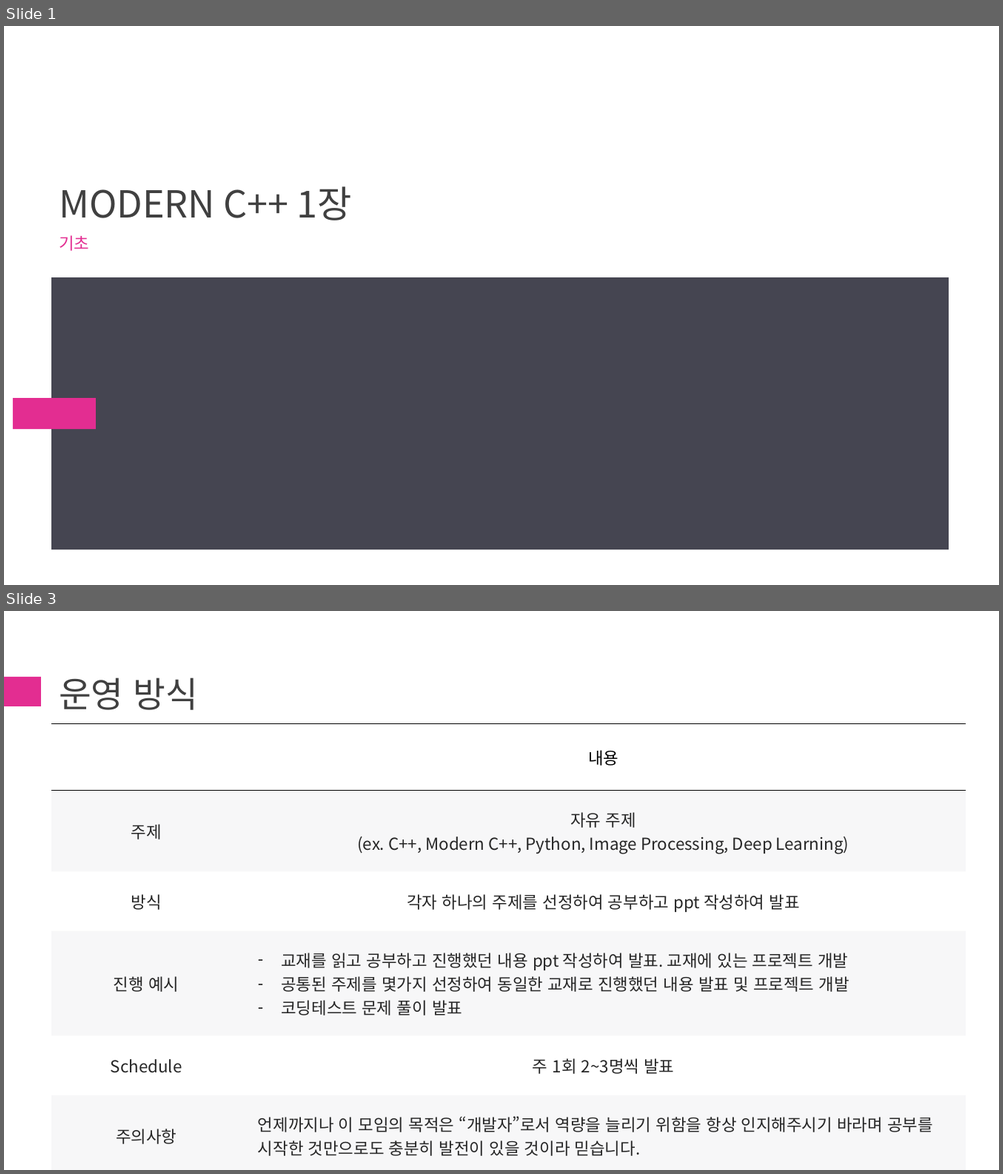
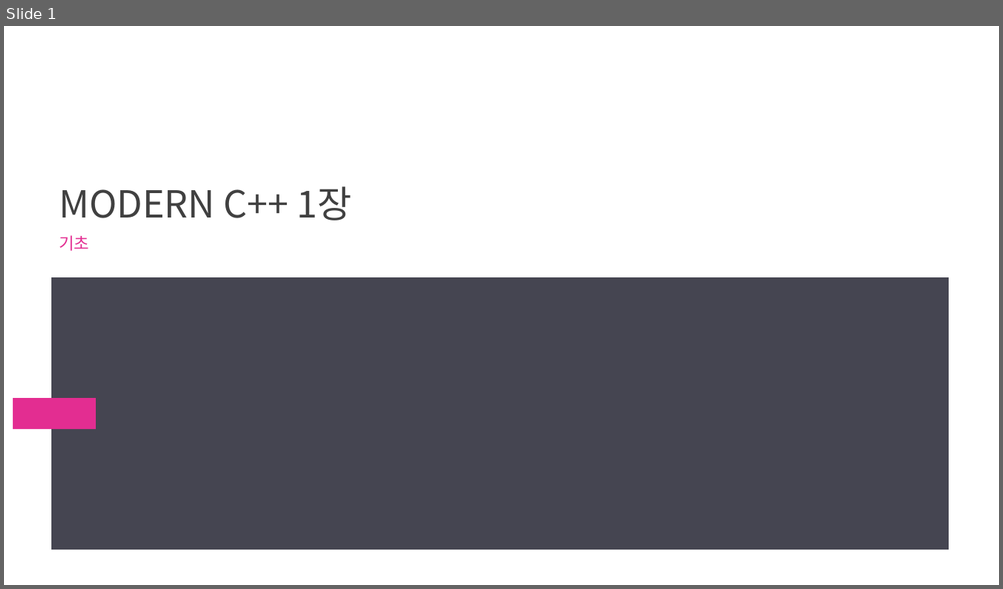
Before and after one commit to chaehanbyul/ModernCpp, a slide deck: 1st/[ModernCpp]1st.pptx. Shown one above the other, each under a label of ours: slides 1 and 3 before the commit, slide 1 after it; the slides between them are not shown. The pictures are 1003x1174 and 1003x589 pixels, drawn with LibreOffice and Linux fonts; fonts in the diff are those of the drawing. Boxes give left, top, right and bottom in pixels: in the first picture for what was removed or moved away, otherwise in the second. Text is boxed around its words. In the diff, an @@ line names an element or a change of style, - is before the commit and + after.

```diff
--- a/1st/[ModernCpp]1st.pptx
+++ b/1st/[ModernCpp]1st.pptx
@@ slide 3 removed at bbox=[4, 611, 999, 1170], background #FFFFFF @@
@@ rectangle removed at bbox=[4, 677, 41, 706] @@
@@ title removed at bbox=[59, 678, 199, 710] @@
-운영 방식
@@ table removed at bbox=[52, 723, 966, 1164], 6 rows, 2 columns @@
- | 내용
-주제 | 자유 주제 (ex. C++, Modern C++, Python, Image Processing, Deep Learning)
-방식 | 각자 하나의 주제를 선정하여 공부하고 ppt 작성하여 발표
-진행 예시 | 교재를 읽고 공부하고 진행했던 내용 ppt 작성하여 발표. 교재에 있는 프로젝트 개발 / 공통된 주제를 몇가지 선정하여 동일한 교재로 진행했던 내용 발표 및 프로젝트 개발 / 코딩테스트 문제 풀이 발표
-Schedule | 주 1회 2~3명씩 발표
-주의사항 | 언제까지나 이 모임의 목적은 “개발자”로서 역량을 늘리기 위함을 항상 인지해주시기 바라며 공부를 시작한 것만으로도 충분히 발전이 있을 것이라 믿습니다.
```
Also in this commit, not shown: 1 slide changed, 5 slides added, 4 other files.
